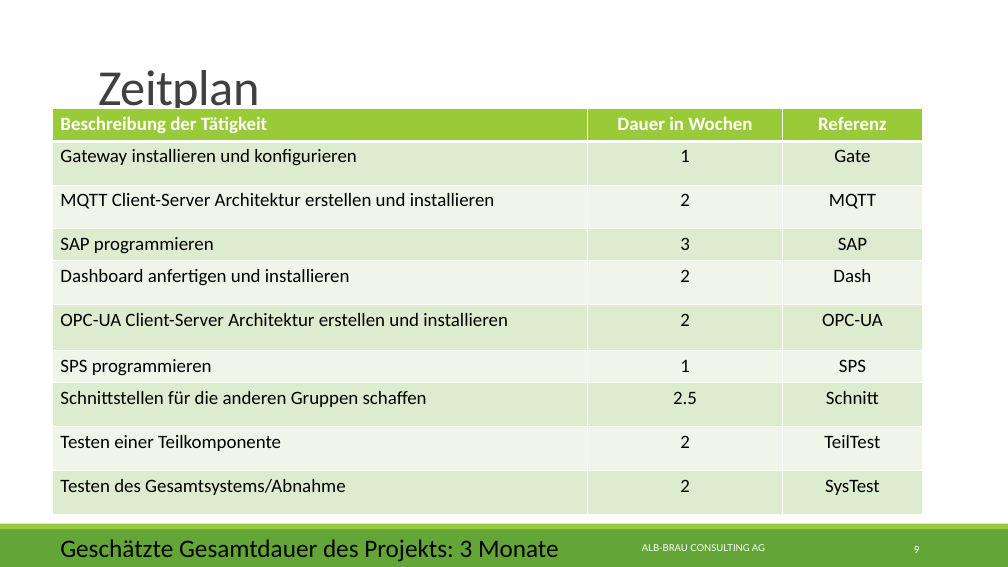
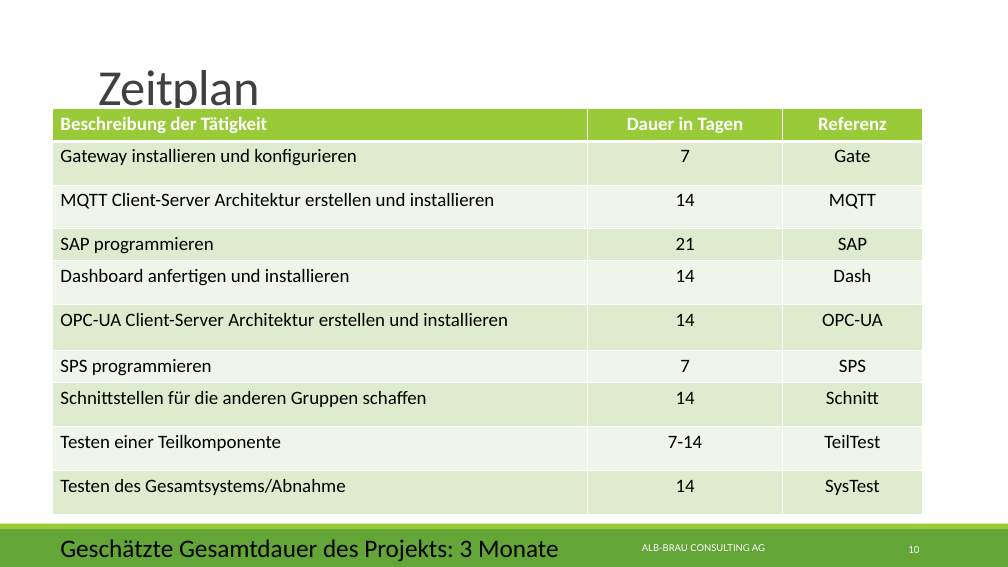
Before and after one commit to albae3333/DigitaleFabrik, a slide deck: slide 10 of Präsentation/Präsentation.pptx (slide 9 before the commit). Drawn at 1008x567 pixels with LibreOffice and Linux fonts; fonts in the diff are those of the drawing. Boxes give left, top, right and bottom in pixels: in the first picture for what was removed or moved away, otherwise in the second. Text is boxed around its words. In the diff, an @@ line names an element or a change of style, - is before the commit and + after.

```diff
--- a/Präsentation/Präsentation.pptx
+++ b/Präsentation/Präsentation.pptx
@@ table at bbox=[53, 109, 923, 516] @@
-row 1, column 2: Dauer in Wochen
+row 1, column 2: Dauer in Tagen
-row 2, column 2: 1
+row 2, column 2: 7
-row 3, column 2: 2
+row 3, column 2: 14
-row 4, column 2: 3
+row 4, column 2: 21
-row 5, column 2: 2
+row 5, column 2: 14
-row 6, column 2: 2
+row 6, column 2: 14
-row 7, column 2: 1
+row 7, column 2: 7
-row 8, column 2: 2.5
+row 8, column 2: 14
-row 9, column 2: 2
+row 9, column 2: 7-14
-row 10, column 2: 2
+row 10, column 2: 14
@@ page number at bbox=[908, 546, 919, 553]: text changed @@
-9
+10
```
Also in this commit, not shown: 7 other slides changed, 2 slides added, 1 other file.
